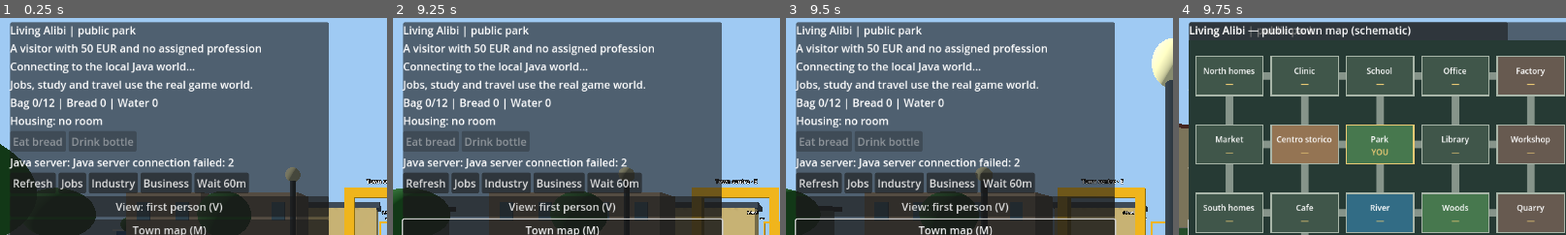
Above: before the commit, frames 1-4 (left to right).
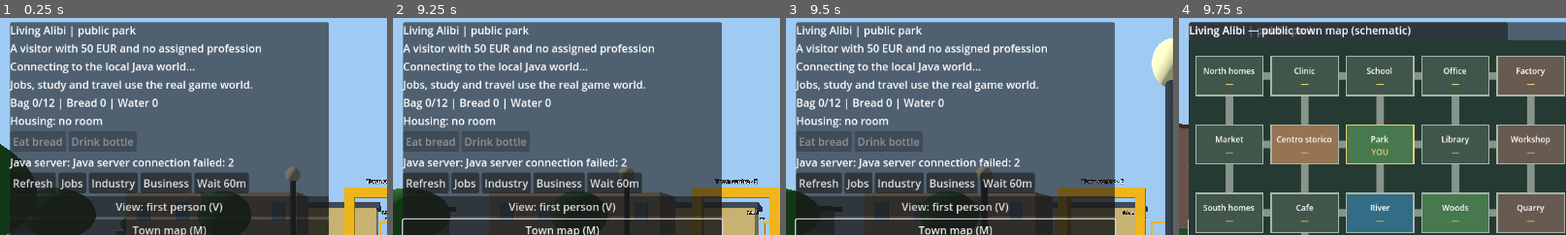
Above: after the commit, the same moments.

Repository: holovin777/living-alibi
Game: Godot game, scene res://scenes/park.tscn
The game is run twice, just before and just after one commit, with the same random seed, the same clock (stepped at 60 frames per second) and the same inputs.
Inputs (mouse positions are % of the whole screen's width and height, from its top left):
- Up to frame 1 (0.25 s): no input
- Up to frame 2 (9.25 s): click "Refresh" at 0.5 s; click "Jobs" at 1.25 s; click "Industry" at 2 s; click "Business" at 2.75 s; click "Wait 60m" at 3.5 s; click "View: first person (V)" at 4.25 s; click "View: third person (V)" at 5 s; click "Town map (M)" at 5.75 s; click "1:10" at 6.5 s; click "Weather FX" at 7.25 s; click "Weather sound" at 8 s; tap Enter at 8.75 s; move the mouse to (72, 45) at 8.77 s; hold D from 8.78 s (still down); tap T at 8.85 s; click (72, 45) at 8.92 s
- Up to frame 3 (9.5 s): keep holding D
- Up to frame 4 (9.75 s): move the mouse to (45, 50) at 9.52 s; release D at 9.53 s; hold W from 9.53 s (still down); tap M at 9.6 s
The pictures show only the part of the screen within x 0-50%, y 1-51%; the shares and areas given below are measured in that part.

Frames 1-3 are identical in both runs. In frame 4, 1.1% of the frame differs, in the area x 0-3%, y 50-97%.

Commit message:
feat(godot): distinctive Lombard facades, stone paving and flower courtyard

Diff:
--- a/godot/scripts/ParkDemo.gd
+++ b/godot/scripts/ParkDemo.gd
@@ -473,14 +473,14 @@
     _scenery.add_child(piazza)
     var stone := Color(0.68,0.64,0.57)
     _box(piazza,Vector3(34,0.035,34),stone,Vector3(0,0.006,0))
-    for x in [-9.0,-6.0,-3.0,3.0,6.0,9.0]:
-        _box(piazza,Vector3(0.07,0.012,32),Color(0.78,0.73,0.65),Vector3(x,0.03,0))
-    for z in [-14.0,-10.0,-6.0,6.0,10.0,14.0]:
-        _box(piazza,Vector3(23,0.012,0.07),Color(0.78,0.73,0.65),Vector3(0,0.03,z))
+    _centro_paving(piazza)
+    var colors := [Color("#bf956e"),Color("#d6b185"),Color("#d4c1a0"),Color("#ba8274")]
+    var variant := 0
     for side in [-1,1]:
         for row in [-1,1]:
-            var wall := Color(0.79,0.61,0.40) if side<0 else Color(0.83,0.73,0.53)
-            _centro_portico(piazza,float(side),float(row)*9.0,wall)
+            _centro_portico(piazza,float(side),float(row)*9.0,colors[variant],variant)
+            variant += 1
+    _centro_courtyard(piazza)
     # Landmark offset from the northern exit; no fictional church access.
     var tower := Vector3(6.8,0,-14.1)
     _add_obstacle(tower,Vector2(3.0,3.0))
@@ -506,7 +506,56 @@
     _sign(piazza,"Piazza Centrale",Vector3(0,3.9,-12))
     _sign(piazza,"Bacheca lavoro · F",KIOSK_POSITION+Vector3(0,2.4,0))
 
-func _centro_portico(parent: Node3D, side: float, z: float, wall: Color) -> void:
+func _centro_paving(parent: Node3D) -> void:
+    # One batched mesh for 1,536 stone blocks, not 1,536 scene nodes.
+    var stone := BoxMesh.new()
+    stone.size = Vector3(0.96,0.025,0.65)
+    var material := StandardMaterial3D.new()
+    material.vertex_color_use_as_albedo = true
+    material.roughness = 0.96
+    stone.material = material
+    var batch := MultiMesh.new()
+    batch.transform_format = MultiMesh.TRANSFORM_3D
+    batch.use_colors = true
+    batch.mesh = stone
+    batch.instance_count = 32*48
+    var palette := [Color("#b3aa99"),Color("#c4b9a4"),Color("#a99f91"),Color("#c9c1b2"),Color("#bcb2a2")]
+    for row in range(48):
+        for col in range(32):
+            var index := row*32+col
+            var x := float(col)-15.75 + float(row%2)*0.5
+            var z := (float(row)-23.5)*0.69
+            batch.set_instance_transform(index,Transform3D(Basis.IDENTITY,Vector3(x,0.038,z)))
+            batch.set_instance_color(index,palette[(row*13+col*7+row*col)%palette.size()])
+    var paving := MultiMeshInstance3D.new()
+    paving.name = "StonePaving"
+    paving.multimesh = batch
+    parent.add_child(paving)
+
+func _centro_courtyard(parent: Node3D) -> void:
+    # A small open garden court off the piazza, entered from its south side.
+    var court := Node3D.new()
+    court.name = "CortileDeiFiori"
+    court.position = Vector3(-6.4,0,-14.3)
+    parent.add_child(court)
+    _box(court,Vector3(4.2,0.06,3.5),Color("#b99d78"),Vector3(0,0.05,0))
+    for x in [-2.0,2.0]:
+        _box(court,Vector3(0.25,1.0,3.5),Color("#c6a47f"),Vector3(x,0.5,0))
+        _add_obstacle(court.position+Vector3(x,0,0),Vector2(0.25,3.5))
+    _box(court,Vector3(4.2,1.2,0.25),Color("#c6a47f"),Vector3(0,0.6,-1.65))
+    _add_obstacle(court.position+Vector3(0,0,-1.65),Vector2(4.2,0.25))
+    for x in [-1.25,1.25]:
+        _box(court,Vector3(0.7,0.42,0.85),Color("#9f6545"),Vector3(x,0.21,-0.95))
+        _add_obstacle(court.position+Vector3(x,0,-0.95),Vector2(0.7,0.85))
+        _sphere(court,0.32,Color("#577443"),Vector3(x,0.58,-0.95))
+        for offset in [-0.17,0.0,0.17]:
+            _sphere(court,0.095,Color("#b94c51"),Vector3(x+offset,0.83,-0.95))
+    _sign(court,"Cortile dei Fiori",Vector3(0,1.7,-1.55))
+
+func _centro_portico(root: Node3D, side: float, z: float, wall: Color, variant: int) -> void:
+    var parent := Node3D.new()
+    parent.name = "Facade_%s" % variant
+    root.add_child(parent)
     # Building rear at x=15.8; open covered arcade between rear and pillars.
     var back := side*15.8
     var front := side*11.7
@@ -515,7 +564,9 @@
     _box(parent,Vector3(2.2,7.1,12),wall,Vector3(back,3.55,z))
     _box(parent,Vector3(5.2,3.9,12),wall,Vector3(side*14,5.15,z))
     _box(parent,Vector3(5.5,0.32,12.2),Color(0.48,0.26,0.20),Vector3(side*14,7.25,z))
+    _box(parent,Vector3(5.7,0.14,12.3),trim,Vector3(side*14,7.03,z))
     _box(parent,Vector3(5.2,0.16,12),trim,Vector3(side*14,3.25,z))
+    _box(parent,Vector3(0.16,0.16,12),trim,Vector3(side*11.35,5.35,z))
     for offset in [-6.0,-2.0,2.0,6.0]:
         var at := Vector3(front,0,z+offset)
         _add_obstacle(at,Vector2(0.55,0.55))
@@ -532,9 +583,39 @@
         for y in [4.4,6.15]:
             var face := side*11.36
             _box(parent,Vector3(0.08,1.1,0.85),Color(0.19,0.28,0.30),Vector3(face,y,z+offset))
+            var shutters := Color("#415943") if variant%2 == 0 else Color("#64513f")
+            _box(parent,Vector3(0.15,0.12,1.6),trim,Vector3(face-side*0.06,y-0.61,z+offset))
             for shutter in [-0.64,0.64]:
-                _box(parent,Vector3(0.13,1.18,0.35),Color(0.22,0.34,0.24),Vector3(face-side*0.06,y,z+offset+shutter))
-        _box(parent,Vector3(0.12,2.05,1.6),Color(0.29,0.23,0.18),Vector3(side*14.64,1.03,z+offset))
+                _box(parent,Vector3(0.13,1.18,0.35),shutters,Vector3(face-side*0.06,y,z+offset+shutter))
+            if y < 5.0 and (variant == 1 or variant == 3) and offset == 0.0:
+                _centro_balcony(parent,side,face,y,z+offset)
+            elif y > 5.0 and variant%2 == 0:
+                _centro_flowers(parent,Vector3(face-side*0.22,y-0.60,z+offset))
+        var rear := side*14.64
+        # Recessed shop fronts have a frame, glass panes and timber door.
+        _box(parent,Vector3(0.12,2.35,2.55),Color("#6d5140"),Vector3(rear,1.175,z+offset))
+        for pane in [-0.83,0.83]:
+            _box(parent,Vector3(0.08,1.52,0.72),Color("#496064"),Vector3(rear-side*0.09,1.29,z+offset+pane))
+            _box(parent,Vector3(0.09,0.045,0.72),trim,Vector3(rear-side*0.14,1.29,z+offset+pane))
+        _box(parent,Vector3(0.09,1.94,0.65),Color("#3c3028"),Vector3(rear-side*0.1,0.97,z+offset))
+        _box(parent,Vector3(0.14,0.28,2.55),Color("#9c6b45"),Vector3(rear-side*0.11,2.45,z+offset))
+
+func _centro_balcony(parent: Node3D,side: float,face: float,y: float,z: float) -> void:
+    var edge := face-side*0.92
+    var iron := Color("#353331")
+    _box(parent,Vector3(1.1,0.18,2.1),Color("#a89c88"),Vector3(face-side*0.48,y-0.65,z))
+    _box(parent,Vector3(0.065,0.065,2.1),iron,Vector3(edge,y+0.12,z))
+    for i in range(9):
+        _box(parent,Vector3(0.045,0.72,0.045),iron,Vector3(edge,y-0.24,z-1.0+float(i)*0.25))
+    for end in [-1.0,1.0]:
+        _box(parent,Vector3(0.95,0.065,0.065),iron,Vector3(face-side*0.45,y+0.12,z+end))
+    _centro_flowers(parent,Vector3(edge,y-0.4,z))
+
+func _centro_flowers(parent: Node3D,at: Vector3) -> void:
+    _box(parent,Vector3(0.32,0.20,0.90),Color("#986647"),at)
+    _box(parent,Vector3(0.28,0.18,0.84),Color("#47633c"),at+Vector3(0,0.16,0))
+    for offset in [-0.32,-0.10,0.10,0.32]:
+        _sphere(parent,0.10,Color("#c85b67"),at+Vector3(0,0.29,offset))
 
 func _build_park() -> void:
     var park := Node3D.new()
--- a/godot/tests/SceneNavigationSmoke.gd
+++ b/godot/tests/SceneNavigationSmoke.gd
@@ -113,6 +113,16 @@
     if not _check(world._can_stand(Vector3(-13,0,-9),world.WALKER_RADIUS)
             and not world._can_stand(Vector3(-15.8,0,-9),world.WALKER_RADIUS),
             "portico is walkable but building back wall is solid"):
+        return
+    var square := centro_root.get_node("PiazzaCentrale")
+    var paving := square.get_node("StonePaving") as MultiMeshInstance3D
+    if not _check(paving.multimesh.instance_count == 1536 and square.has_node("Facade_0")
+            and square.has_node("Facade_3") and square.has_node("CortileDeiFiori"),
+            "historic square has batched paving, distinct facades and a garden court"):
+        return
+    if not _check(world._can_stand(Vector3(-6.4,0,-14.3),world.WALKER_RADIUS)
+            and not world._can_stand(Vector3(-8.4,0,-14.3),world.WALKER_RADIUS),
+            "courtyard centre is accessible and boundary wall blocks walking"):
         return
     for at in [Vector3(0,0,-23.9),Vector3(23.9,0,0),Vector3(0,0,23.9),Vector3(-23.9,0,0)]:
         if not _check(world._can_stand(at,world.WALKER_RADIUS,true),
